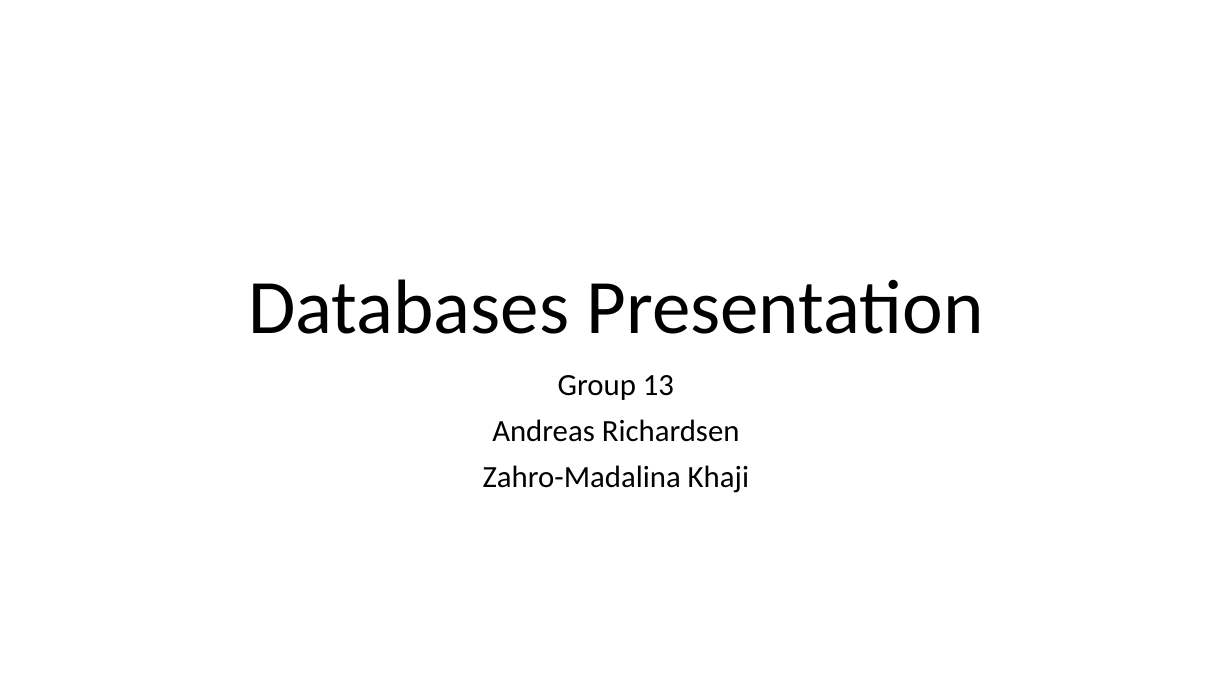
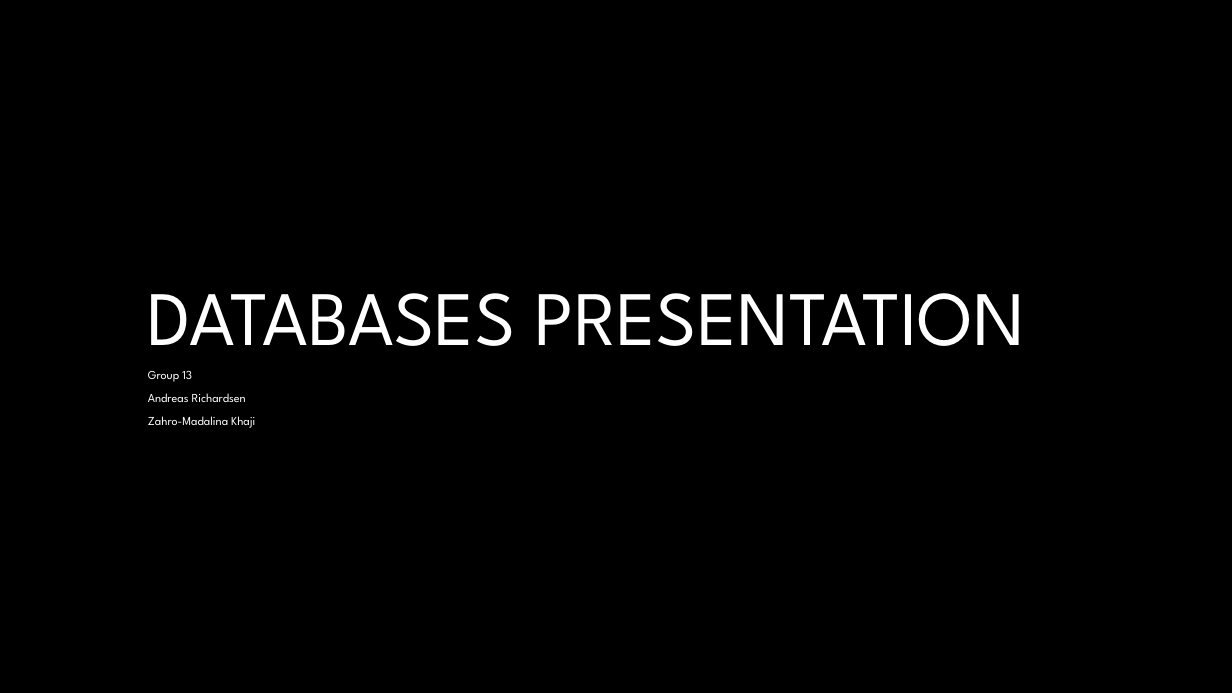
Before and after one commit to AndreasRichardsen/gtl_project, a slide deck: slide 1 of presentation material/Exam Presentation.pptx. Drawn at 1232x693 pixels with LibreOffice and Linux fonts; fonts in the diff are those of the drawing; background and template pictures are left out. Boxes give left, top, right and bottom in pixels: in the first picture for what was removed or moved away, otherwise in the second. Text is boxed around its words. In the diff, an @@ line names an element or a change of style, - is before the commit and + after.

```diff
--- a/presentation material/Exam Presentation.pptx
+++ b/presentation material/Exam Presentation.pptx
@@ background #FFFFFF to #000000 @@
@@ title at bbox=[148, 293, 1025, 346]: text changed; font Calibri to League Spartan; text colour #000000 to #FFFFFF @@
-Databases Presentation
+DATABASES PRESENTATION
@@ subtitle "Group 13": place and size @@
-subtitle "Group 13" at bbox=[483, 375, 749, 493]
+subtitle "Group 13" at bbox=[148, 371, 255, 428]
@@ subtitle "Group 13" at bbox=[148, 371, 255, 428]: size 24 to 9.5 pt, font Calibri to League Spartan, text colour #000000 to #FFFFFF; alignment centre to left; line spacing 0.9 to 0.7 @@
```
Also in this commit, not shown: 19 other slides changed, 2 slides added, 2 slides removed.
